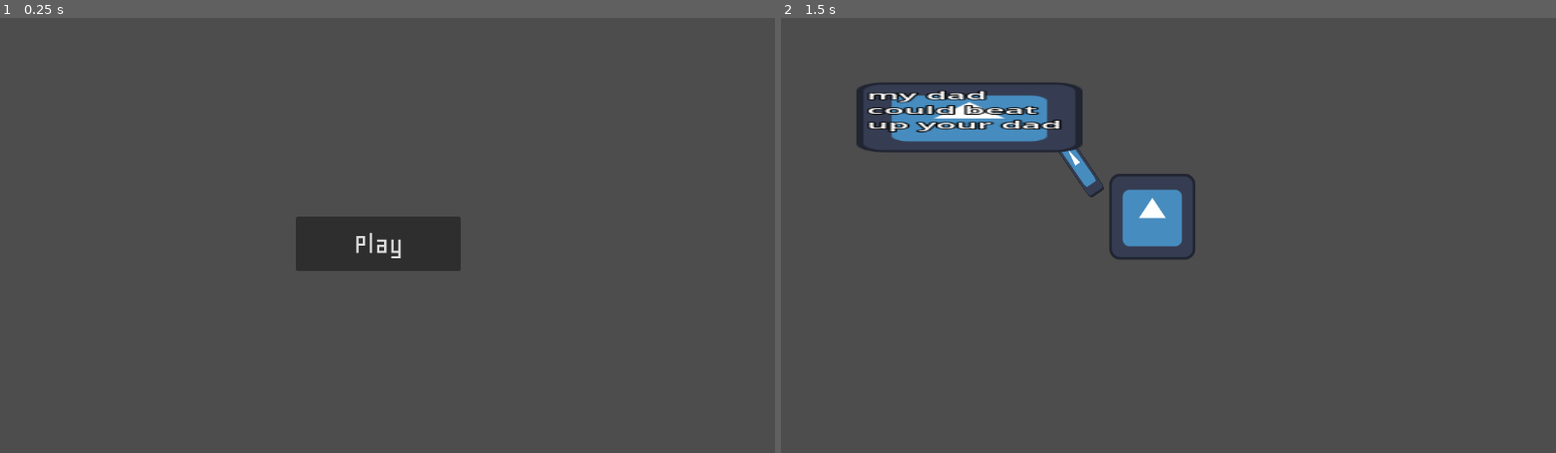
Above: before the commit, frames 1-2 (left to right).
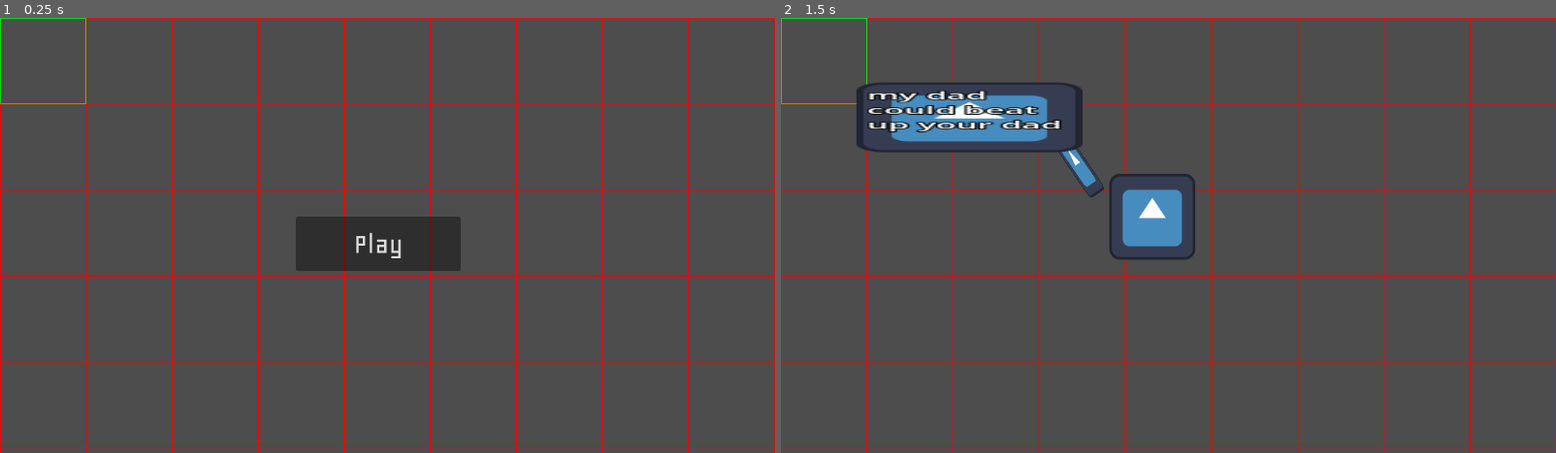
Above: after the commit, the same moments.

Repository: wilburie/PassageOfTheBlade
Game: Godot game, scene res://main_menu.tscn
Two runs of this game, one before a commit and one after it. Both use one fixed random seed, a clock stepped at 60 frames per second and the inputs below. The engine's default icon, where the game draws it, is replaced by a stand-in: a white triangle on a blue panel in a dark square.
Inputs:
- Up to frame 1 (0.25 s): no input
- Up to frame 2 (1.5 s): click "Play" at 0.5 s; tap Enter at 1.25 s

The runs differ from the first frame. In frame 1, 4.3% of the frame differs, in the area x 0-100%, y 0-100%; in frame 2, 4.0%.

Commit message:
Spatial Partition Beginnings

Diff:
--- a/passage-of-the-blade/project.godot
+++ b/passage-of-the-blade/project.godot
@@ -15,6 +15,10 @@
 config/features=PackedStringArray("4.4", "Mobile")
 config/icon="res://icon.svg"
 
+[autoload]
+
+SpatialPartition="*res://spatial_partition.gd"
+
 [rendering]
 
 renderer/rendering_method="mobile"
--- /dev/null
+++ b/passage-of-the-blade/spatial_partition.gd
@@ -0,0 +1,39 @@
+extends Node2D
+
+var _partition : Dictionary[Vector2,Array] = {}
+
+var _is_partition_generated : bool = false
+
+var PARTITION_MAX_SIZE = 128
+
+
+func _draw() -> void:
+
+	if not _is_partition_generated:
+		for x in get_viewport_rect().size.x / PARTITION_MAX_SIZE:
+			for y in get_viewport_rect().size.x / PARTITION_MAX_SIZE:
+				_partition.get_or_add(Vector2(x,y) * PARTITION_MAX_SIZE,[])
+		_is_partition_generated = true
+
+	for _position in _partition.keys():
+		var rect := Rect2(_position + Vector2.ONE, Vector2.ONE * PARTITION_MAX_SIZE - Vector2.ONE)
+
+		if (_partition.get(_position) as Array).is_empty():
+			draw_rect(rect,Color.RED,false,1)
+		else:
+			draw_rect(rect,Color.GREEN,false,1)
+
+func _ready() -> void:
+
+
+
+	await recursive_partition(get_tree().root)
+
+	queue_redraw()
+
+func recursive_partition(from_node:Node):
+	if from_node is Node2D:
+		(_partition.get_or_add(from_node.position.snappedf(PARTITION_MAX_SIZE),[]) as Array).append(from_node)
+
+	for child in from_node.get_children():
+		recursive_partition(child)
Not shown, added: passage-of-the-blade/spatial_partition.gd.uid
